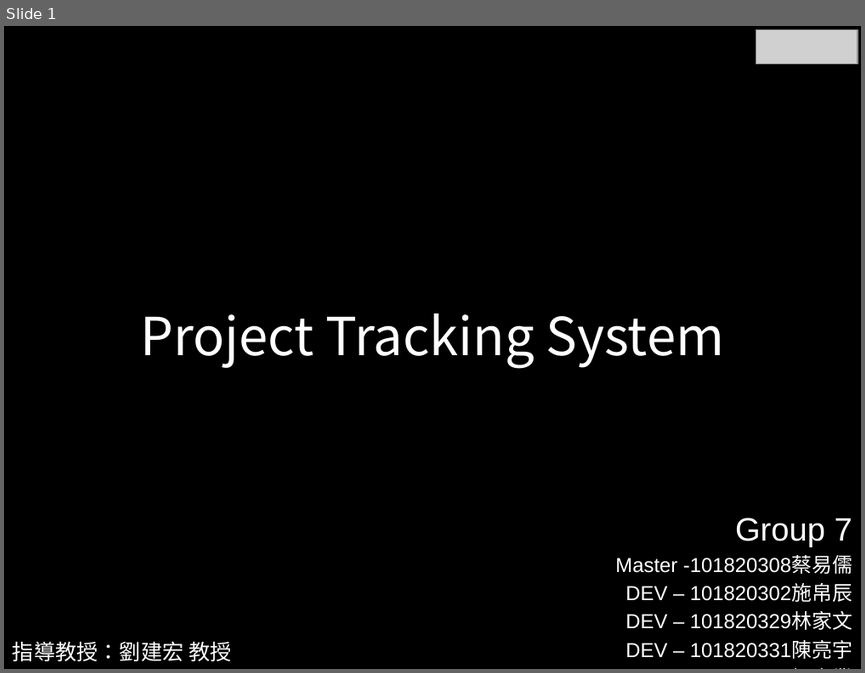
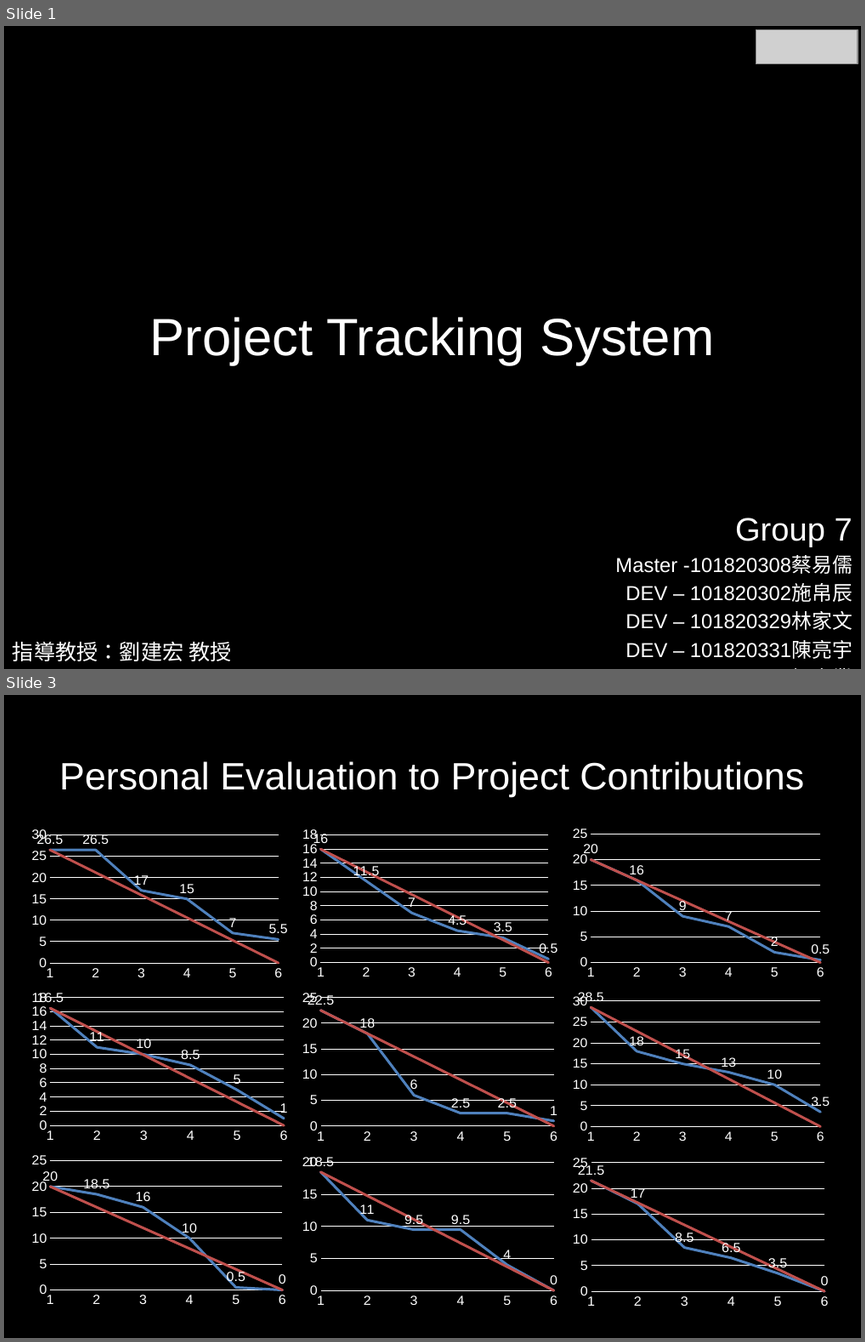
Before and after one commit to LutherTsaiTW/2015SoftwareEngineering, a slide deck: Phase03_Doc/Presentation/Final Presentations.pptx. Shown one above the other, each under a label of ours: slide 1 before the commit, slides 1 and 3 after it; the slides between them are not shown. The pictures are 865x673 and 865x1342 pixels, drawn with LibreOffice and Linux fonts; fonts in the diff are those of the drawing; grey boxes stand for pictures. Boxes give left, top, right and bottom in pixels: in the first picture for what was removed or moved away, otherwise in the second. Text is boxed around its words. In the diff, an @@ line names an element or a change of style, - is before the commit and + after.

```diff
--- a/Phase03_Doc/Presentation/Final Presentations.pptx
+++ b/Phase03_Doc/Presentation/Final Presentations.pptx
@@ slide 3 added at [4, 695, 861, 1338], background #000000 @@
@@ title added at [59, 761, 804, 797], 32 pt, text #FFFFFF @@
+Personal Evaluation to Project Contributions
@@ line chart added at [31, 828, 288, 981] @@
+categories: 1, 2, 3, 4, 5, 6
+Series 1: 26.5, 26.5, 17, 15, 7, 5.5
+Series 2: 26.5, 21.2, 15.9, 10.6, 5.3, 0
@@ line chart added at [302, 828, 557, 980] @@
+categories: 1, 2, 3, 4, 5, 6
+Series 1: 16, 11.5, 7, 4.5, 3.5, 0.5
+Series 2: 16, 12.8, 9.6, 6.4, 3.2, 0
@@ line chart added at [573, 827, 830, 980] @@
+categories: 1, 2, 3, 4, 5, 6
+Series 1: 20, 16, 9, 7, 2, 0.5
+Series 2: 20, 16, 12, 8, 4, 0
@@ line chart added at [31, 991, 288, 1143] @@
+categories: 1, 2, 3, 4, 5, 6
+Series 1: 16.5, 11, 10, 8.5, 5, 1
+Series 2: 16.5, 13.2, 9.9, 6.6, 3.3, 0
@@ line chart added at [302, 991, 559, 1143] @@
+categories: 1, 2, 3, 4, 5, 6
+Series 1: 22.5, 18, 6, 2.5, 2.5, 1
+Series 2: 22.5, 18, 13.5, 9, 4.5, 0
@@ line chart added at [573, 991, 830, 1143] @@
+categories: 1, 2, 3, 4, 5, 6
+Series 1: 28.5, 18, 15, 13, 10, 3.5
+Series 2: 28.5, 22.8, 17.1, 11.4, 5.7, 0
@@ line chart added at [31, 1153, 288, 1307] @@
+categories: 1, 2, 3, 4, 5, 6
+Series 1: 20, 18.5, 16, 10, 0.5, 0
+Series 2: 20, 16, 12, 8, 4, 0
@@ line chart added at [302, 1154, 559, 1307] @@
+categories: 1, 2, 3, 4, 5, 6
+Series 1: 18.5, 11, 9.5, 9.5, 4, 0
+Series 2: 18.5, 14.8, 11.1, 7.4, 3.7, 0
@@ line chart added at [573, 1155, 830, 1308] @@
+categories: 1, 2, 3, 4, 5, 6
+Series 1: 21.5, 17, 8.5, 6.5, 3.5, 0
+Series 2: 21.5, 17.2, 12.9, 8.6, 4.3, 0
@@ slide 1 changed as well @@
@@ title "Project Tracking System" at [150, 317, 714, 364]: font Noto Sans CJK SC to Arial @@
```
Also in this commit, not shown: 7 other slides added, 1 slide removed, 1 other file.
